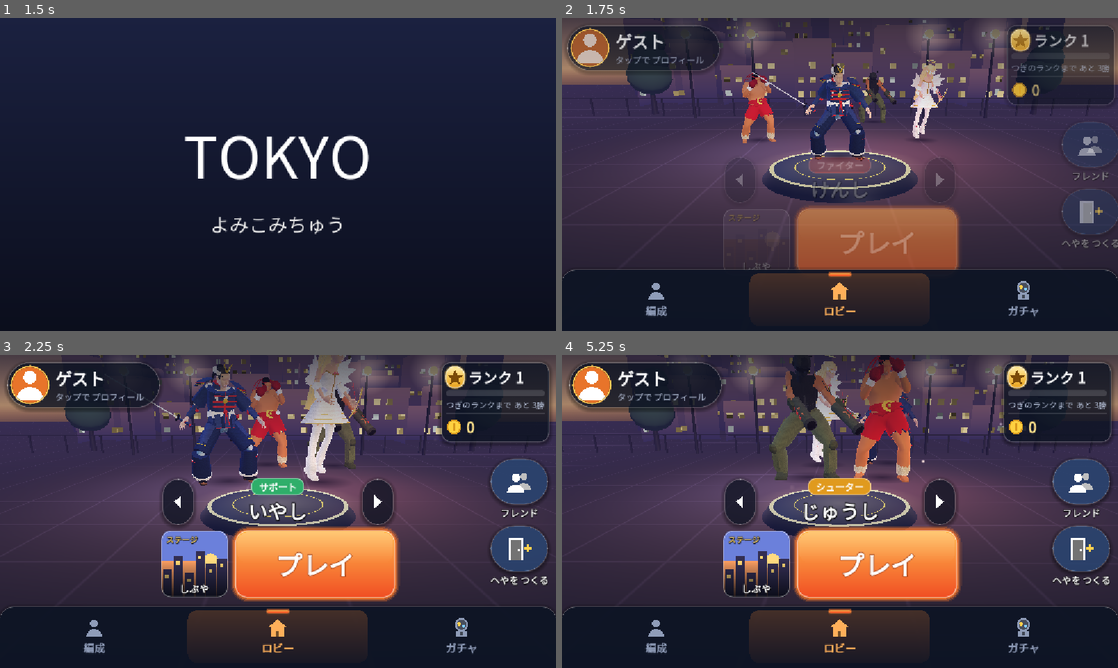
Above: before the commit, frames 1-4 (two rows, left to right).
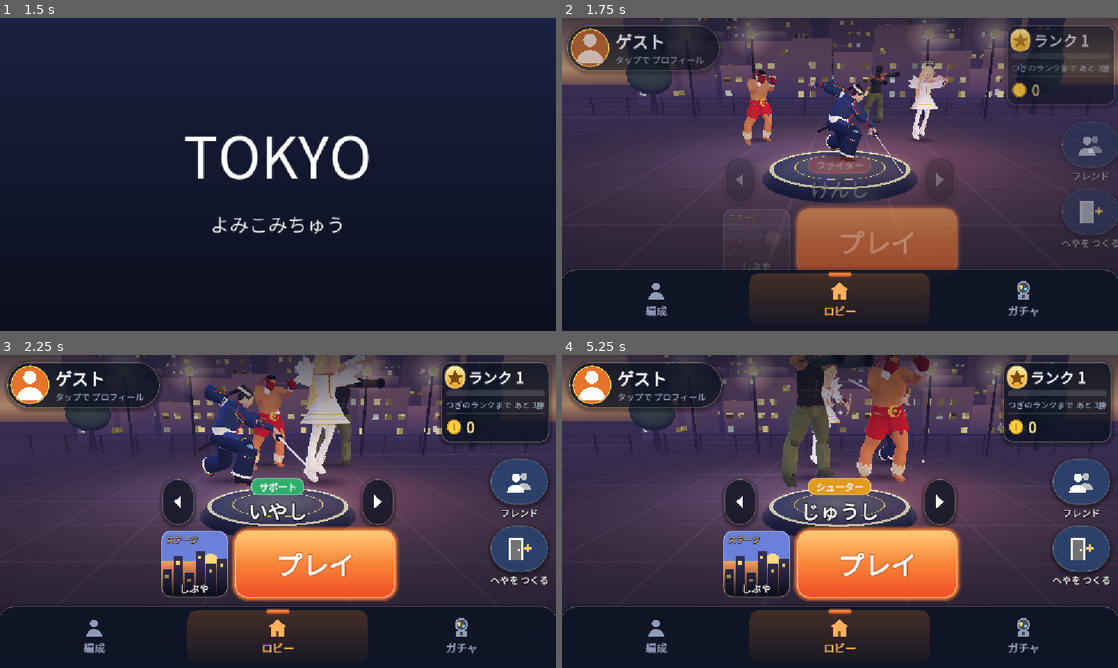
Above: after the commit, the same moments.

Repository: koyoy1016-gif/bigbusters-godot
Game: Godot game, scene res://scenes/game_flow.tscn
Same seed, same stepped clock (60 frames per second), same inputs: the game is played once before the commit and once after it. This scene is started directly instead of the project's main scene.
Inputs (mouse positions are in pixels of both pictures, inside the frame that each line leads up to):
- Up to frame 1 (1.5 s): tap Enter at 0.5 s; move the mouse to (400, 158) at 0.52 s; hold Right 0.53-1.25 s; tap 1 at 0.6 s; click (400, 158) at 0.67 s; tap Space at 1.25 s; drag from (166, 190) to (250, 237) at 1.27 s
- Up to frame 2 (1.75 s): no input
- Up to frame 3 (2.25 s): move the mouse to (333, 442) at 2.02 s; hold Right from 2.03 s (still down); tap 1 at 2.1 s
- Up to frame 4 (5.25 s): release Right at 2.75 s; drag from (812, 574) to (673, 464) at 2.77 s; move the mouse to (1006, 558) at 3.52 s; hold Left 3.53-4.25 s; tap 1 at 3.6, 5.1 s; drag from (673, 464) to (756, 433) at 4.27 s; move the mouse to (867, 511) at 5.02 s; hold Left from 5.03 s (still down); click (867, 511) at 5.17 s

Frame 1 is identical in both runs. In frame 2, 3.1% of the frame differs, in the area x 32-70%, y 13-50%; in frame 3, 4.8%, in the area x 27-70%, y 0-42%; in frame 4, 4.4%.

Commit message:
版93：ロビーのキャラが、それぞれのA攻撃の動きを休まずくり返す
- 戦いと同じ設定（char_actions.json／剣士は actions.json の normal）と再生の関数（play_step）を使う
- 動きだけを流す（当たり・音・光・待ち時間などの戦いの処理は呼ばない）。終わったらすぐ最初から
- 9人とも対応。勝ちポーズのあとはA攻撃へ。作り直さない・場所はずれない
- test_v93（25項目）。test_v81 の1項目を新しい動きに合わせた。全テスト合格

Co-Authored-By: Claude Opus 5.5 <noreply@anthropic.com>
Claude-Session: https://claude.ai/code/session_01StA7MCQ6WV1HD8BedAMU8n

Diff:
--- a/data/prototype_stick.json
+++ b/data/prototype_stick.json
@@ -174,7 +174,7 @@
   ],
   "charge_color": "#ff9a20",
   "build_label": "版",
-  "build_id": "92",
+  "build_id": "93",
   "camera_follow": 0.5,
   "camera_follow_per_sec": 6.0,
   "camera_boss_frame": {
--- a/scripts/flow/lobby_stage.gd
+++ b/scripts/flow/lobby_stage.gd
@@ -5,10 +5,16 @@
 ##   夕方の空・太陽の光・流れる雲、街並み3列（窓の明かりがまたたく・遠くの塔の赤いランプ）、広場の街灯と手すり、
 ##   キャラのまわりをただよう光の粒、カメラのゆっくりしたゆれ、スライド中の奥行き（カメラが少し横へ）。
 ##   まんなかに来たキャラは、勝ちポーズをしてから待つ。後ろの人たちの待ちの動きは、少しずつずらす（そろわない）。
+## 版93：待ちの動きのかわりに、キャラごとの A攻撃（戦いの「normal」＝右下のいちばん大きいボタンの技）の動きを、休まずくり返す。
+##   動きは戦いと同じ：data/char_actions.json（剣士は data/actions.json）の normal の最初の steps の anim と speed を、
+##   キャラの形の play_step で流す（戦いと同じ関数）。当たり・音・光・待ち時間などの戦いの処理は呼ばない（動きだけ）。
+##   動きが終わったら（animation_finished）、すぐ最初から。キャラの場所（holder）は動きで変えない。
+##   A攻撃の動きがないキャラは、今までどおり待ちの動き（unsupported に記録）。
 ## 数値は data/lobby.json。戦いに入るときは、game_flow.gd がこの場面ごと消す（ロビーの3Dを戦いに残さない）。
 
 const CharacterData := preload("res://scripts/characters/character_data.gd")
 const CharacterView := preload("res://scripts/characters/character_view.gd")
+const Actions := preload("res://scripts/combat/player_actions.gd")
 const UiKit := preload("res://scripts/ui/ui_kit.gd")
 const WINDOW_SHADER := preload("res://shaders/lobby_windows.gdshader")
 const GROUND_SHADER := preload("res://shaders/lobby_ground.gdshader")
@@ -32,6 +38,9 @@
 var clouds: Array = []
 var motes: CPUParticles3D
 var rng := RandomNumberGenerator.new()
+var attack_cache: Dictionary = {}  ## 版93：キャラID → {anim（キャラの animations の名前）, speed}。なければ {}（設定を何度も読まない）
+var unsupported: Array = []  ## 版93：A攻撃の動きがなく、待ちの動きのままのキャラID
+const ATTACK_ACTION := "normal"  ## 版93：A攻撃＝戦いの normal（char_actions.json では label "A"）
 
 
 static func load_config(path: String = CONFIG_PATH) -> Dictionary:
@@ -579,8 +588,11 @@
 		var v := CharacterView.new()
 		if v.setup(def):
 			holder.add_child(v)
-			v.play_action("idle")
-			# 待ちの動きを、人ごとにずらす（みんなで同じ動きにならないように）
+			# 版93：A攻撃の動き（なければ待ちの動き）。終わったら、すぐ最初から（つなぐのは作った時の1回だけ）
+			if v.player != null:
+				v.player.animation_finished.connect(_on_anim_finished.bind(v))
+			play_attack(v, id)
+			# 動きを、人ごとにずらす（みんなで同じ動きにならないように）
 			if v.player != null and v.player.current_animation != "":
 				v.player.seek(rng.randf() * maxf(v.player.current_animation_length, 0.1), true)
 			view = v
@@ -626,7 +638,7 @@
 		elif float(u.get("cheer_left", 0.0)) > 0.0:
 			u["cheer_left"] = float(u["cheer_left"]) - delta
 			if float(u["cheer_left"]) <= 0.0 and view != null:
-				view.play_action("idle")
+				play_attack(view, str(u["id"]))  # 版93：勝ちポーズのあとは、A攻撃の動きへ
 	# カメラ（ゆっくりゆれる・スライド中は横へ）
 	drag_now = lerpf(drag_now, drag, clampf(delta * 8.0, 0.0, 1.0))
 	if camera != null:
@@ -642,6 +654,40 @@
 		n.position.x += float(c["speed"]) * delta
 		if n.position.x > 36.0:
 			n.position.x = -36.0
+
+
+## 版93：キャラ id の A攻撃の動き（戦いと同じ anim と speed）。なければ {}
+func attack_for(id: String) -> Dictionary:
+	if attack_cache.has(id):
+		return attack_cache[id]
+	var out := {}
+	var acts: Dictionary = Actions.config_for(id).get("actions", {})
+	var steps: Array = (acts.get(ATTACK_ACTION, {}) as Dictionary).get("steps", [])
+	if not steps.is_empty() and str((steps[0] as Dictionary).get("anim", "")) != "":
+		out = {"anim": str(steps[0]["anim"]), "speed": float(steps[0].get("speed", 1.0))}
+	attack_cache[id] = out
+	return out
+
+
+## 版93：A攻撃の動きを最初から流す（動きだけ。戦いの処理は呼ばない）。キャラにその動きがなければ、待ちの動き
+func play_attack(view: Node, id: String) -> bool:
+	var a := attack_for(id)
+	var def: Dictionary = view.get("character")
+	var anim := CharacterData.animation_for(def, str(a.get("anim", ""))) if not a.is_empty() else ""
+	var p: AnimationPlayer = view.get("player")
+	if anim == "" or p == null or not p.has_animation(anim):
+		if not unsupported.has(id):
+			unsupported.append(id)
+		view.play_action("idle")
+		return false
+	return view.play_step(str(a["anim"]), float(a["speed"]))
+
+
+## 版93：動きが終わった。A攻撃の動きの時だけ、すぐ最初から（勝ちポーズ・待ちの動きの時は、なにもしない）
+func _on_anim_finished(_name: StringName, view: Node) -> void:
+	if not is_instance_valid(view) or str(view.get("current_action")) != "step":
+		return
+	play_attack(view, str((view.get("character") as Dictionary).get("id", "")))
 
 
 ## 動きを終わらせる（テスト用）
--- a/tests/test_v81.gd
+++ b/tests/test_v81.gd
@@ -190,7 +190,7 @@
 	var mu: Dictionary = flow.lobby_stage.units[0]
 	check(mu["view"] == null or str((mu["view"] as Node).get("current_action")) == "win", "まんなかに来たキャラは、勝ちポーズ")
 	flow.lobby_stage.step(3.0)
-	check(mu["view"] == null or str((mu["view"] as Node).get("current_action")) == "idle", "少ししたら、待ちの動きにもどる")
+	check(mu["view"] == null or str((mu["view"] as Node).get("current_action")) == "step", "少ししたら、そのキャラの A攻撃の動きへ（版93。前は待ちの動き）")
 	ui.rotate_team(-1)
 	flow.account_state = {"inbox": [{"type": "friend", "from": "x"}, {"type": "invite", "from": "y", "room": "1234"}]}
 	ui.tick(0.6)
--- /dev/null
+++ b/tests/test_v93.gd
@@ -0,0 +1,221 @@
+extends SceneTree
+## 実行: godot --headless --path . --script res://tests/test_v93.gd
+## 版93：ロビーのキャラが、それぞれの A攻撃（戦いの normal）の動きを、休まずくり返す。
+## 確かめること：
+##   1. 対応：9人すべて、戦いの A攻撃と同じ動き（anim と speed）。別のキャラの動きを使い回していない
+##   2. 出した時：ロビーに出すと、そのキャラの A攻撃の動きが流れる（4人とも）
+##   3. くり返し：動きが終わると、すぐ最初から（止まらない）。何回くり返しても同じ動き
+##   4. 入れかえ：メインを入れかえると、勝ちポーズのあと、そのキャラの A攻撃へ。ほかのキャラの動きにならない
+##   5. 作り直さない：入れかえ・同じ編成をもう一度でも、キャラの形・再生係を作り直さない。つなぎ（signal）は1つだけ
+##   6. 場所：くり返しても、キャラの場所（holder）とキャラの形の場所は動かない。骨の腰の位置も、最初と最後でほぼ同じ
+##   7. 戦いの処理は呼ばない：ロビーは動きを流すだけ（当たり・音・光の関数を呼ばない）
+##   8. 動きがないキャラ：待ちの動きのまま・エラーなし・記録される
+##   9. ロビーに入りなおす（作り直す）：また正しく動く
+
+const LobbyStage := preload("res://scripts/flow/lobby_stage.gd")
+const CharacterData := preload("res://scripts/characters/character_data.gd")
+const Actions := preload("res://scripts/combat/player_actions.gd")
+var failures := 0
+
+
+func check(cond: bool, msg: String) -> void:
+	print(("OK   " if cond else "FAIL ") + msg)
+	if not cond:
+		failures += 1
+
+
+func unit_of(st: Node, id: String) -> Dictionary:
+	for u in st.units:
+		if str(u["id"]) == id:
+			return u
+	return {}
+
+
+## そのキャラの A攻撃の動きの名前（再生係の中の名前）
+func attack_anim(def: Dictionary) -> String:
+	var acts: Dictionary = Actions.config_for(str(def["id"]))["actions"]
+	return CharacterData.animation_for(def, str(acts["normal"]["steps"][0]["anim"]))
+
+
+func _initialize() -> void:
+	var chars := CharacterData.load_config()
+	var ids: Array = []
+	for c in chars["characters"]:
+		ids.append(str(c["id"]))
+	var st: Node3D = LobbyStage.new()
+	st.setup(chars)
+	root.add_child(st)
+
+	# ---- 1. 対応 ----
+	var anims := {}
+	var all_ok := true
+	for id in ids:
+		var def := CharacterData.find(chars, id)
+		var a: Dictionary = st.attack_for(id)
+		var acts: Dictionary = Actions.config_for(id)["actions"]
+		var want: Dictionary = acts["normal"]["steps"][0]
+		var ok: bool = str(a.get("anim", "")) == str(want["anim"]) and is_equal_approx(float(a.get("speed", 0.0)), float(want["speed"]))
+		all_ok = all_ok and ok
+		anims[id] = attack_anim(def)
+		print("     %s：%s（%s）→ 動き %s・速さ %.1f" % [id, str(acts["normal"].get("name", "")), str(acts["normal"].get("label", "")), anims[id], float(a.get("speed", 0.0))])
+	check(all_ok, "9人すべて、戦いの A攻撃と同じ動き・速さ（char_actions.json・剣士は actions.json の normal）")
+	var uniq := {}
+	for id in anims:
+		uniq[anims[id]] = true
+	check(uniq.size() == ids.size(), "動きは全員ちがう（別のキャラの動きを使い回していない。%d 種類）" % uniq.size())
+
+	# ---- 2. 出した時（9人を4人ずつ） ----
+	var shown_ok := true
+	var groups := [ids.slice(0, 4), ids.slice(4, 8), [ids[8], ids[0], ids[1], ids[2]]]
+	for g in groups:
+		st.set_team(g)
+		st.finish()
+		st.step(3.0)  # メインに来た人の勝ちポーズが終わるまで
+		for id in g:
+			var u := unit_of(st, id)
+			var v: Node = u.get("view")
+			var cur := "" if v == null or v.get("player") == null else str((v.get("player") as AnimationPlayer).current_animation)
+			if cur != str(anims[id]) or str(v.get("current_action")) != "step":
+				shown_ok = false
+				print("     ずれ：", id, " ", cur, " ", v.get("current_action"))
+	check(shown_ok, "ロビーに出すと、どのキャラも自分の A攻撃の動き（9人）")
+
+	# ---- 3. くり返し ----
+	st.set_team([ids[1], ids[2], ids[3], ids[4]])
+	st.finish()
+	var u3 := unit_of(st, ids[2])
+	var v3: Node = u3["view"]
+	var p3: AnimationPlayer = v3.get("player")
+	var loops := 0
+	var stayed := true
+	var stopped := false
+	var last_pos := p3.current_animation_position
+	for i in 240:
+		p3.advance(1.0 / 60.0)
+		var pos := p3.current_animation_position
+		if pos < last_pos - 0.0001:
+			loops += 1
+		last_pos = pos
+		stayed = stayed and p3.current_animation == str(anims[ids[2]])
+		stopped = stopped or not p3.is_playing()
+	check(loops >= 3 and not stopped, "動きが終わると、すぐ最初から（4秒で %d 回くり返し・止まらない）" % loops)
+	check(stayed, "何回くり返しても、同じキャラの A攻撃の動き")
+
+	# ---- 4. 入れかえ ----
+	var built0: int = st.built_count
+	var new_main: String = ids[3]
+	st.set_team([new_main, ids[1], ids[2], ids[4]])
+	st.finish()
+	var um := unit_of(st, new_main)
+	var vm: Node = um["view"]
+	var cheer: bool = str(vm.get("current_action")) == "win" or not vm.has_action("win")
+	check(cheer, "メインに来たキャラは、まず勝ちポーズ（前と同じ）")
+	st.step(3.0)
+	check(str(vm.get("current_action")) == "step" and (vm.get("player") as AnimationPlayer).current_animation == str(anims[new_main]), "勝ちポーズのあとは、そのキャラの A攻撃（%s）" % str(anims[new_main]))
+	var others_ok := true
+	for u in st.units:
+		var v: Node = u["view"]
+		if v != null and str(v.get("current_action")) == "step":
+			others_ok = others_ok and (v.get("player") as AnimationPlayer).current_animation == str(anims[str(u["id"])])
+	check(others_ok, "どのキャラも、ほかのキャラの動きになっていない")
+
+	# ---- 5. 作り直さない ----
+	check(st.built_count == built0, "入れかえても、キャラの形を作り直さない（%d）" % st.built_count)
+	st.set_team([new_main, ids[1], ids[2], ids[4]])
+	st.finish()
+	var one_view := true
+	var one_conn := true
+	for u in st.units:
+		var holder: Node3D = u["holder"]
+		var n_views := 0
+		for c in holder.get_children():
+			if c.get_script() != null and c.has_method("play_step"):
+				n_views += 1
+		one_view = one_view and n_views == 1
+		var v: Node = u["view"]
+		var p: AnimationPlayer = v.get("player")
+		one_conn = one_conn and p.animation_finished.get_connections().size() == 1
+	check(st.built_count == built0 and one_view, "同じ編成をもう一度：作り直さず、キャラの形は1人に1つ")
+	check(one_conn, "動きのくり返しのつなぎは、1人に1つだけ（二重にならない）")
+
+	# ---- 6. 場所 ----
+	var holder_ok := true
+	var view_ok := true
+	var hips_ok := true
+	var max_drift := 0.0
+	var max_move := 0.0
+	var max_hand := 0.0
+	for u in st.units:
+		var holder: Node3D = u["holder"]
+		var before := holder.position
+		var v: Node3D = u["view"]
+		var vpos := v.position
+		var p: AnimationPlayer = v.get("player")
+		for i in 90:
+			p.advance(1.0 / 60.0)
+		st.step(1.0 / 60.0)
+		holder_ok = holder_ok and holder.position.is_equal_approx(before)
+		view_ok = view_ok and v.position.is_equal_approx(vpos)
+		# 腰（root の骨）の位置：動きのデータを、最初・途中・最後で読む（画面のない所では骨の形が更新されないため、データで調べる）
+		var an: Animation = p.get_animation(p.current_animation)
+		var L := an.length
+		for ti in an.get_track_count():
+			var path := str(an.track_get_path(ti))
+			if an.track_get_type(ti) == Animation.TYPE_POSITION_3D and path.ends_with(":root"):
+				var a0: Vector3 = an.position_track_interpolate(ti, 0.0)
+				var a1: Vector3 = an.position_track_interpolate(ti, L)
+				var drift := Vector2(a1.x - a0.x, a1.z - a0.z).length() * v.scale.x
+				for k in 7:
+					var q: Vector3 = an.position_track_interpolate(ti, L * k / 6.0)
+					max_move = maxf(max_move, Vector2(q.x - a0.x, q.z - a0.z).length() * v.scale.x)
+				max_drift = maxf(max_drift, drift)
+				hips_ok = hips_ok and drift < 0.35
+			elif an.track_get_type(ti) == Animation.TYPE_ROTATION_3D:
+				var r0: Quaternion = an.rotation_track_interpolate(ti, 0.0)
+				for k in 7:
+					max_hand = maxf(max_hand, rad_to_deg(r0.angle_to(an.rotation_track_interpolate(ti, L * k / 6.0))))
+	check(holder_ok and view_ok, "くり返しても、キャラの場所は動かない（ロビーの中でずれない）")
+	check(max_hand > 5.0, "（測り方の確かめ：攻撃の動きで、腕などの骨は %.0f° まで回る＝データを読めている）" % max_hand)
+	check(hips_ok, "動きの最初と最後で、腰の位置はほぼ同じ（いちばん大きくて %.2f m。動きの途中では %.2f m まで動く。くり返しでワープしない）" % [max_drift, max_move])
+
+	# ---- 7. 戦いの処理は呼ばない ----
+	var src := FileAccess.get_file_as_string("res://scripts/flow/lobby_stage.gd")
+	check(not src.contains("Actions.new") and not src.contains("perform(") and not src.contains("_resolve_hit") and not src.contains("play_sfx") and not src.contains("_spark"), "ロビーは動きを流すだけ（技の実行・当たり・音・光の関数を呼ばない）")
+	check(src.contains("play_step(") and src.contains("Actions.config_for(id)"), "戦いと同じ設定（Actions.config_for）と、同じ再生の関数（play_step）を使う")
+
+	# ---- 8. 動きがないキャラ ----
+	var fake: Dictionary = CharacterData.find(chars, ids[1]).duplicate(true)
+	fake["id"] = "no_attack_test"
+	var anims_map: Dictionary = fake.get("animations", {})
+	anims_map = anims_map.duplicate()
+	for k in anims_map.keys():
+		if str(k).ends_with("_A"):
+			anims_map.erase(k)
+	fake["animations"] = anims_map
+	var cv: Node3D = preload("res://scripts/characters/character_view.gd").new()
+	root.add_child(cv)
+	cv.setup(fake)
+	st.attack_cache["no_attack_test"] = {"anim": "Nothing_A", "speed": 1.0}
+	var played: bool = st.play_attack(cv, "no_attack_test")
+	check(not played and str(cv.get("current_action")) == "idle" and st.unsupported.has("no_attack_test"), "A攻撃の動きがないキャラは、待ちの動きのまま（記録される・エラーなし）")
+	cv.queue_free()
+	st.unsupported.erase("no_attack_test")
+	check(st.unsupported.is_empty(), "いまのキャラ9人に、動きがないキャラはいない")
+
+	# ---- 9. 入りなおす ----
+	st.queue_free()
+	await process_frame
+	var st2: Node3D = LobbyStage.new()
+	st2.setup(chars)
+	root.add_child(st2)
+	st2.set_team([ids[5], ids[6], ids[7], ids[8]])
+	st2.finish()
+	var ok2 := true
+	for u in st2.units:
+		var v: Node = u["view"]
+		ok2 = ok2 and (v.get("player") as AnimationPlayer).current_animation == str(anims[str(u["id"])])
+	check(ok2, "ロビーに入りなおしても、正しい A攻撃の動き")
+	st2.queue_free()
+
+	print("失敗: %d" % failures)
+	quit(1 if failures > 0 else 0)
Binary file added: docs/images/v93_lobby.jpg
Not shown, added: tests/test_v93.gd.uid
Not shown, changed: NOTES.md
Not shown, added: docs/version93.md
